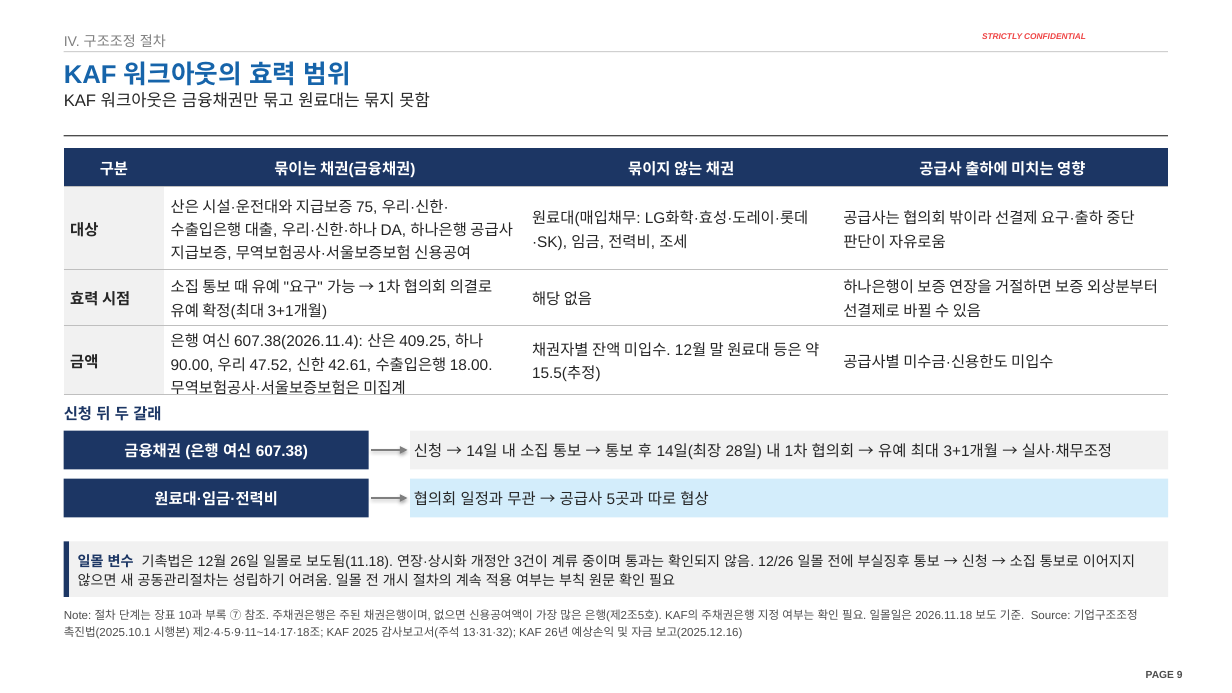
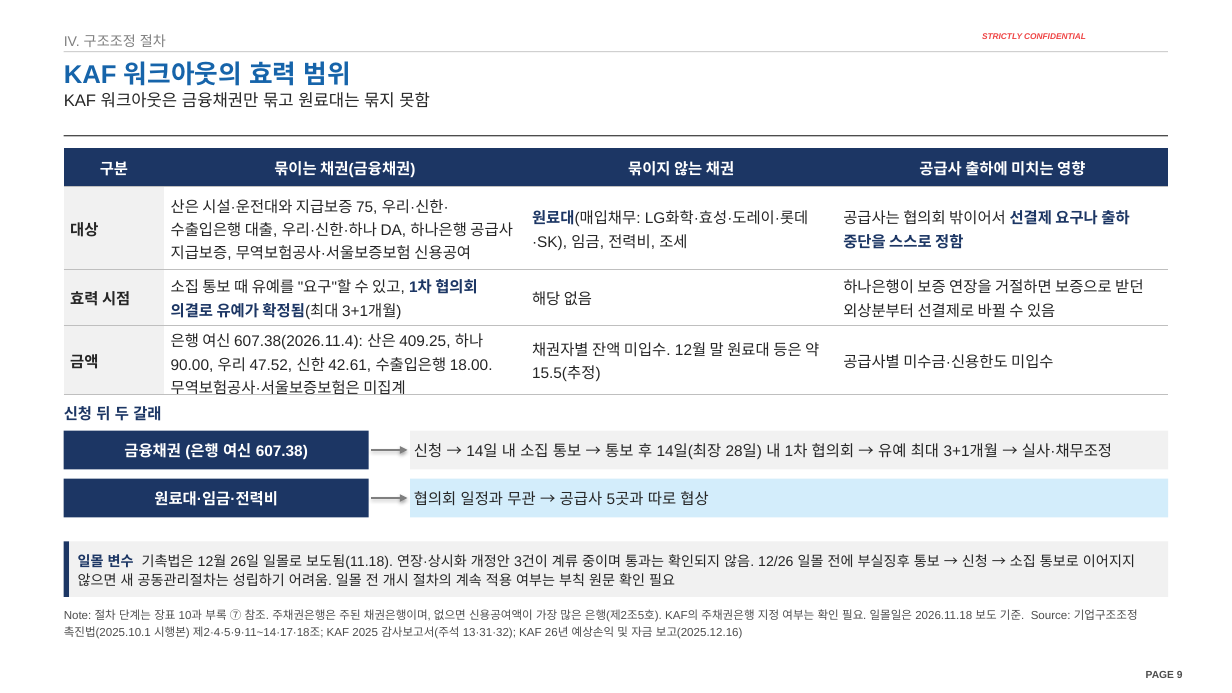
Before and after one commit to jogyesung/GS-Secretary, a slide deck: slide 9 of outputs/CIP_KAF_솔리드_자금조달차질_시나리오_20261118.pptx. Drawn at 1232x693 pixels with LibreOffice and Linux fonts; fonts in the diff are those of the drawing; background and template pictures are left out. Boxes give left, top, right and bottom in pixels: in the first picture for what was removed or moved away, otherwise in the second. Text is boxed around its words. In the diff, an @@ line names an element or a change of style, - is before the commit and + after.

```diff
--- a/outputs/CIP_KAF_솔리드_자금조달차질_시나리오_20261118.pptx
+++ b/outputs/CIP_KAF_솔리드_자금조달차질_시나리오_20261118.pptx
@@ table at (x1=64, y1=148, x2=1169, y2=399) @@
-row 2, column 4: 공급사는 협의회 밖이라 선결제 요구·출하 중단 판단이 자유로움
+row 2, column 4: 공급사는 협의회 밖이어서 선결제 요구나 출하 중단을 스스로 정함
@@ row 3, column 2: "소집 통보 때 유예 "요구" 가능 → 1차 협의회 의결로 유예 확정(최대 3+1개월)" to "소집 통보 때 유예를 "요구"할 수 있고, 1차 협의회 의결로 유예가 확정됨(최대 3+1개월)" @@
-row 3, column 4: 하나은행이 보증 연장을 거절하면 보증 외상분부터 선결제로 바뀔 수 있음
+row 3, column 4: 하나은행이 보증 연장을 거절하면 보증으로 받던 외상분부터 선결제로 바뀔 수 있음
@@ text colour #262626 to #1C3664, bold on in "원료대(매입채무:" @@
```
Also in this commit, not shown: 15 other slides changed, 1 other file.
